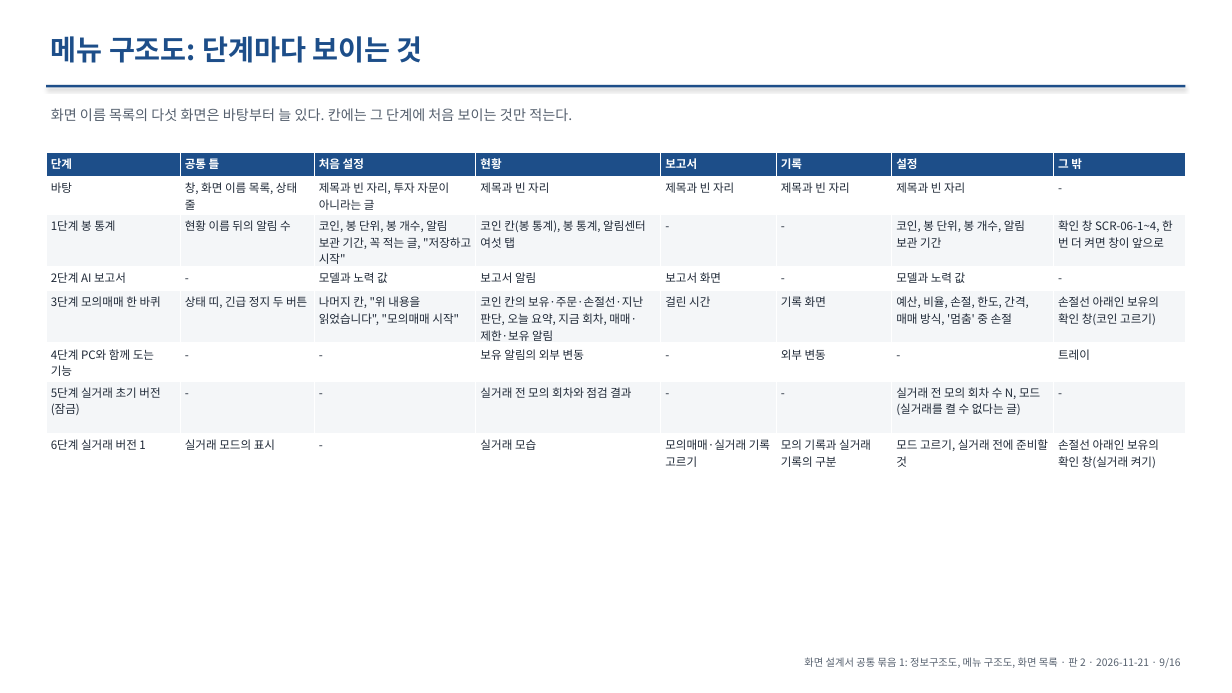
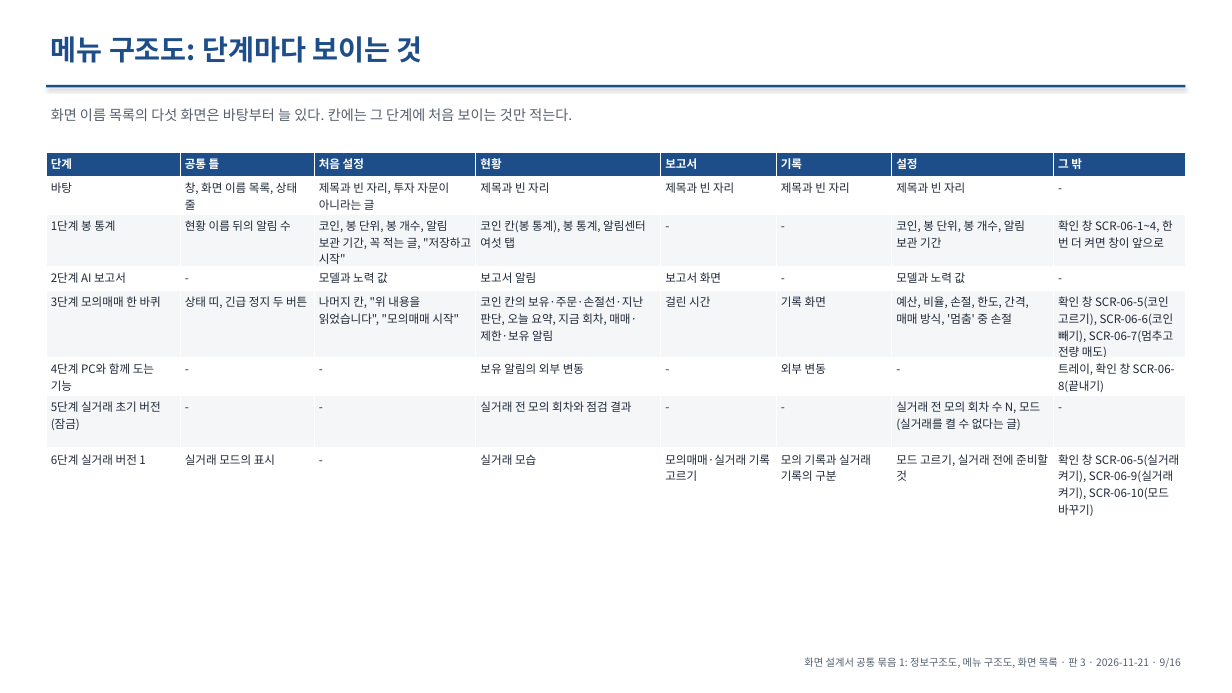
Before and after one commit to khy920723/coin-report-trader, a slide deck: slide 9 of docs/screen-design/00-common.pptx. Drawn at 1232x693 pixels with LibreOffice and Linux fonts; fonts in the diff are those of the drawing. Boxes give left, top, right and bottom in pixels: in the first picture for what was removed or moved away, otherwise in the second. Text is boxed around its words. In the diff, an @@ line names an element or a change of style, - is before the commit and + after.

```diff
--- a/docs/screen-design/00-common.pptx
+++ b/docs/screen-design/00-common.pptx
@@ table at (46,152,1186,520) @@
-row 5, column 8: 손절선 아래인 보유의 확인 창(코인 고르기)
+row 5, column 8: 확인 창 SCR-06-5(코인 고르기), SCR-06-6(코인 빼기), SCR-06-7(멈추고 전량 매도)
-row 6, column 8: 트레이
+row 6, column 8: 트레이, 확인 창 SCR-06-8(끝내기)
-row 8, column 8: 손절선 아래인 보유의 확인 창(실거래 켜기)
+row 8, column 8: 확인 창 SCR-06-5(실거래 켜기), SCR-06-9(실거래 켜기), SCR-06-10(모드 바꾸기)
@@ text at (804,657,1181,668): text changed @@
-화면 설계서 공통 묶음 1: 정보구조도, 메뉴 구조도, 화면 목록 · 판 2 · 2026-11-21 · 9/16
+화면 설계서 공통 묶음 1: 정보구조도, 메뉴 구조도, 화면 목록 · 판 3 · 2026-11-21 · 9/16
```
Also in this commit, not shown: 15 other slides changed, 1 other file.
